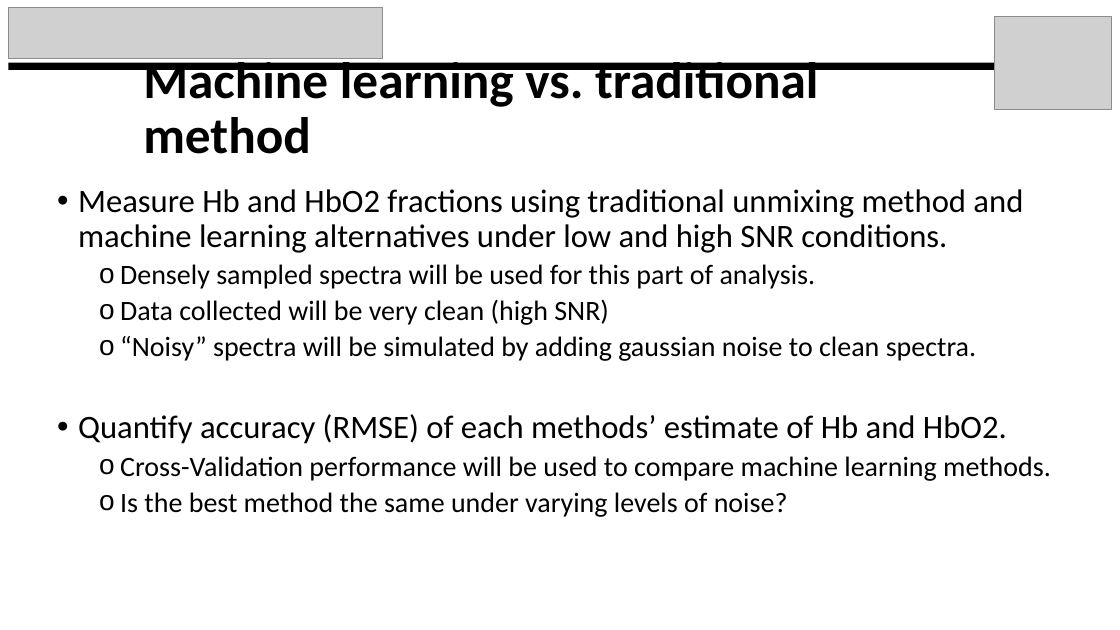
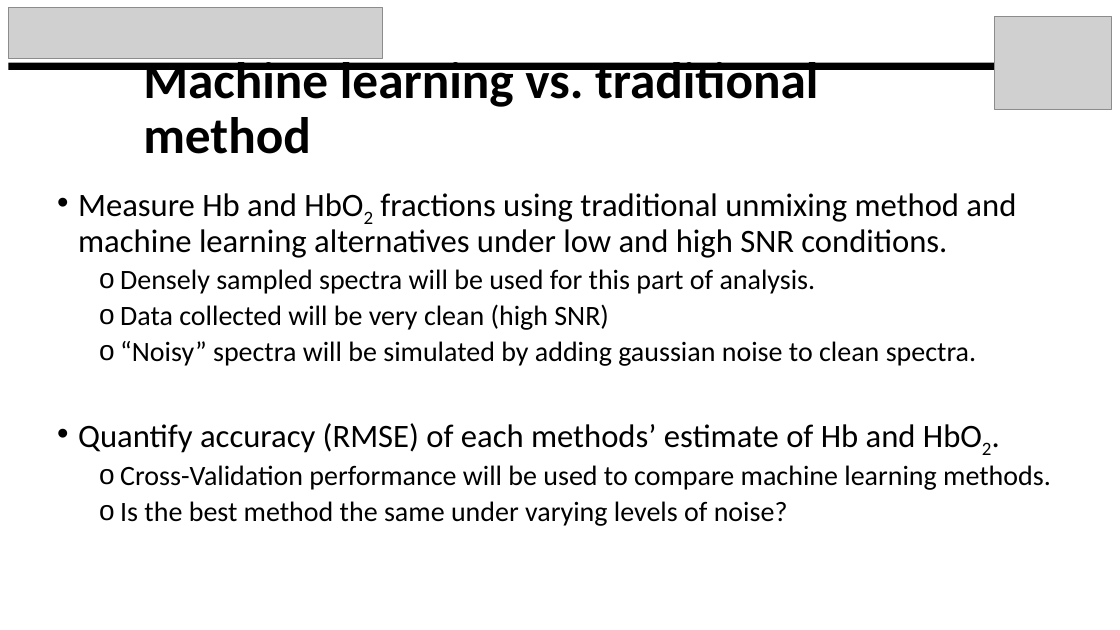
Before and after one commit to kylemjonesislanders/md-anderson, a slide deck: slide 12 of spectral-unmixing/ppt_presentations/midterm_project_report.pptx. Drawn at 1120x630 pixels with LibreOffice and Linux fonts; fonts in the diff are those of the drawing; grey boxes stand for pictures. Boxes give left, top, right and bottom in pixels: in the first picture for what was removed or moved away, otherwise in the second. Text is boxed around its words. In the diff, an @@ line names an element or a change of style, - is before the commit and + after.

```diff
--- a/spectral-unmixing/ppt_presentations/midterm_project_report.pptx
+++ b/spectral-unmixing/ppt_presentations/midterm_project_report.pptx
@@ text at box(78, 193, 1016, 453): now subscript in "HbO2", "HbO2." @@
```
Also in this commit, not shown: 8 other slides changed.
